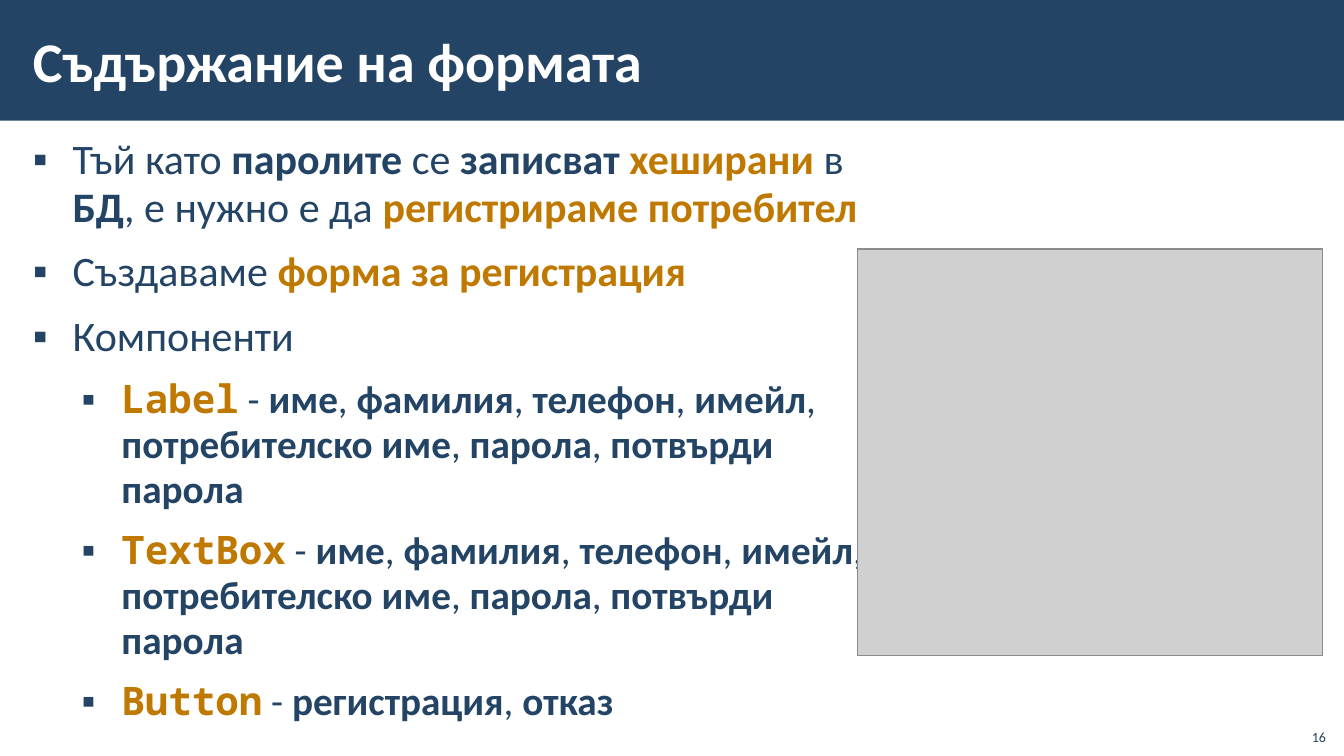
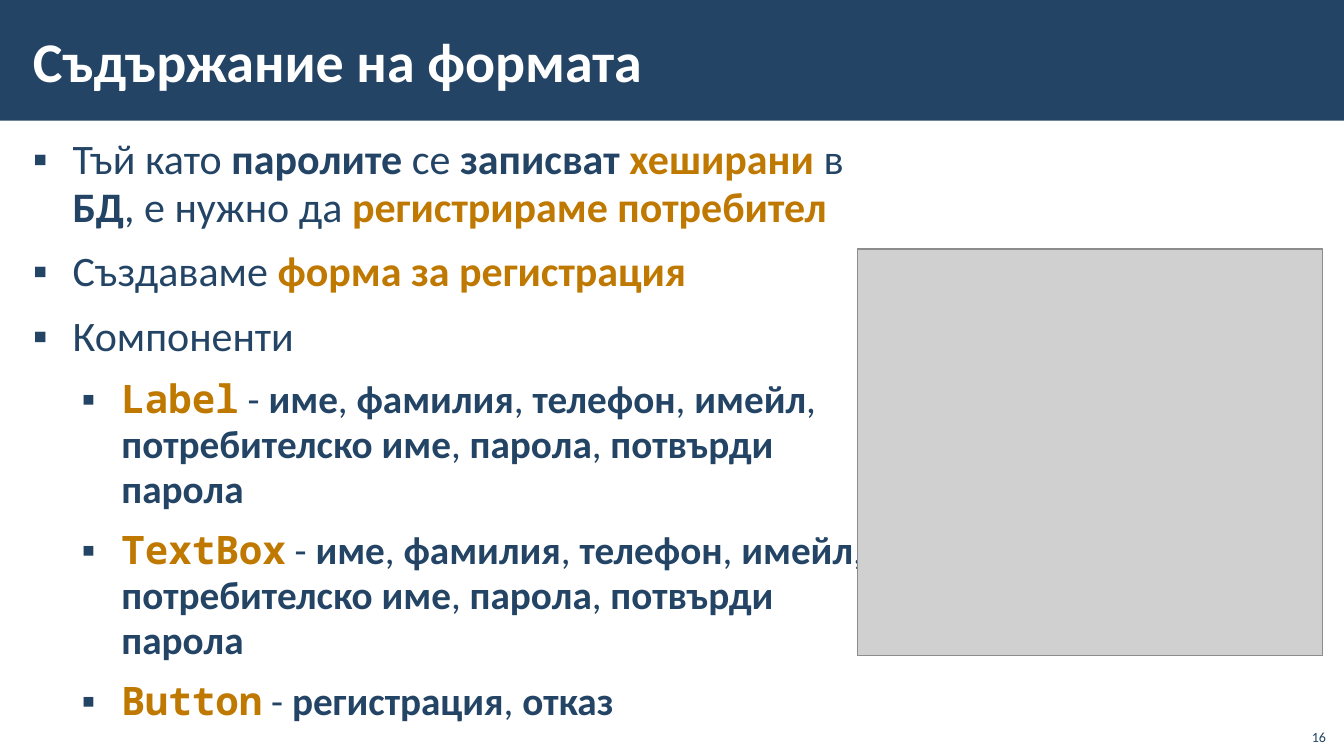
Before and after one commit to BG-IT-Edu/School-Programming, a slide deck: slide 16 of Courses/Software-Sciences/Module-4-Information-Systems/12-Implementation-of-Information-System/12.1-Implementation-of-Information-System.pptx. Drawn at 1344x756 pixels with LibreOffice and Linux fonts; fonts in the diff are those of the drawing; grey boxes stand for pictures; background and template pictures are left out. Boxes give left, top, right and bottom in pixels: in the first picture for what was removed or moved away, otherwise in the second. Text is boxed around its words. In the diff, an @@ line names an element or a change of style, - is before the commit and + after.

```diff
--- a/Courses/Software-Sciences/Module-4-Information-Systems/12-Implementation-of-Information-System/12.1-Implementation-of-Information-System.pptx
+++ b/Courses/Software-Sciences/Module-4-Information-Systems/12-Implementation-of-Information-System/12.1-Implementation-of-Information-System.pptx
@@ text at (73, 145, 844, 229): text changed @@
-▪ Тъй като паролите се записват хеширани в БД, е нужно е да регистрираме потребител
+▪ Тъй като паролите се записват хеширани в БД, е нужно да регистрираме потребител
```
